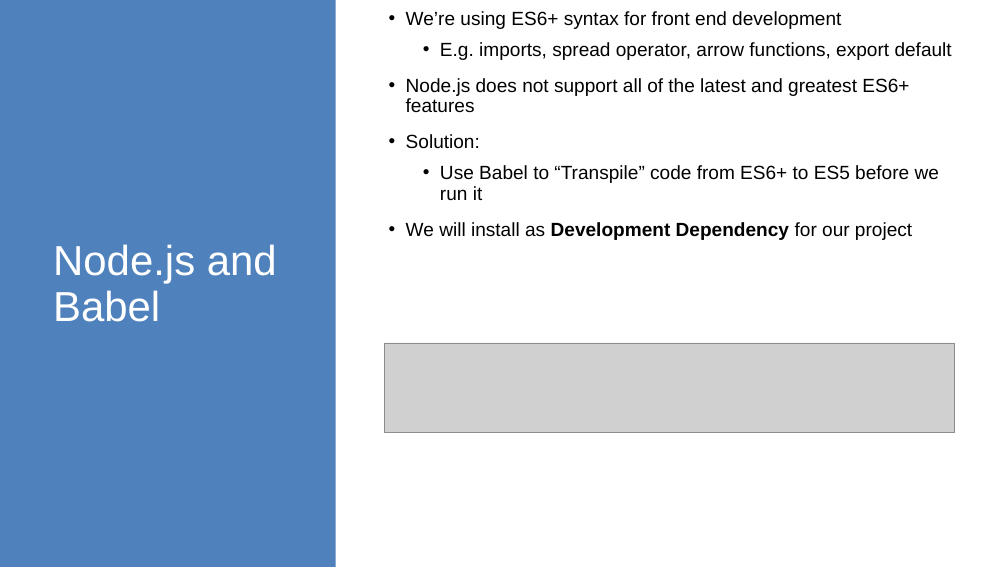
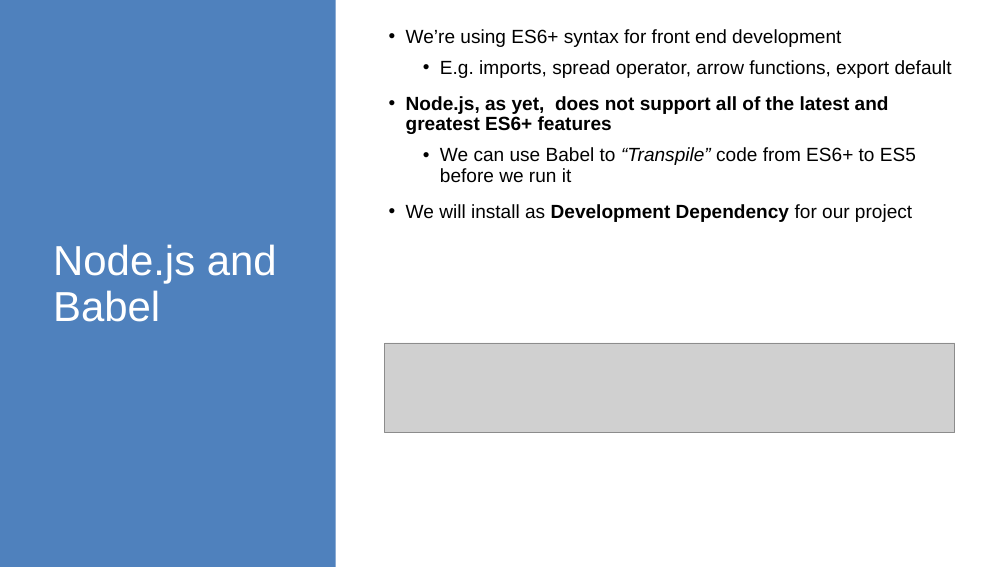
Before and after one commit to diarmuidoconnor/ict-2021, a slide deck: slide 11 of topic09/talk-1/node-2020.pptx. Drawn at 1008x567 pixels with LibreOffice and Linux fonts; fonts in the diff are those of the drawing; grey boxes stand for pictures. Boxes give left, top, right and bottom in pixels: in the first picture for what was removed or moved away, otherwise in the second. Text is boxed around its words. In the diff, an @@ line names an element or a change of style, - is before the commit and + after.

```diff
--- a/topic09/talk-1/node-2020.pptx
+++ b/topic09/talk-1/node-2020.pptx
@@ text at (x1=406, y1=96, x2=916, y2=183): text changed; bold on @@
-• Node.js does not support all of the latest and greatest ES6+ features
-• Solution:
-  • Use Babel to “Transpile” code from ES6+ to ES5 before we run it
+• Node.js, as yet, does not support all of the latest and greatest ES6+ features
+  • We can use Babel to “Transpile” code from ES6+ to ES5 before we run it
```
Also in this commit, not shown: 6 other slides changed, 9 other files.
